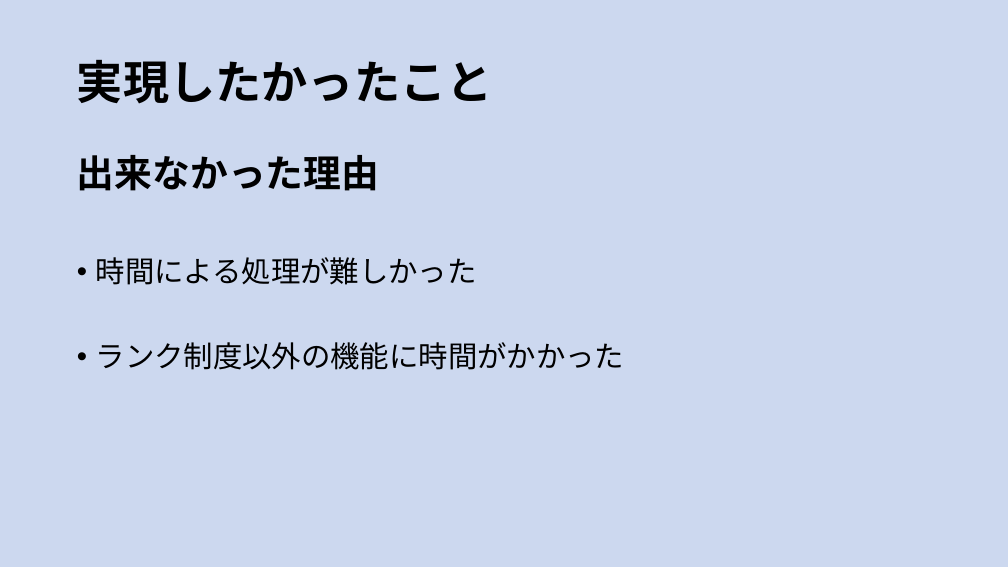
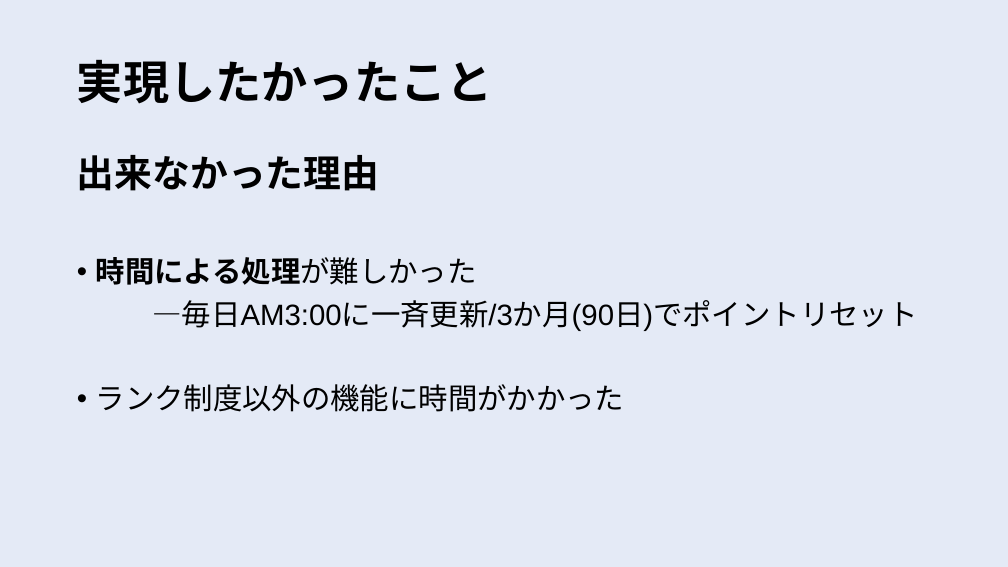
Before and after one commit to dojo2023/E-4, a slide deck: slide 21 of 共有用フォルダー/成果発表.pptx (slide 22 before the commit). Drawn at 1008x567 pixels with LibreOffice and Linux fonts; fonts in the diff are those of the drawing. Boxes give left, top, right and bottom in pixels: in the first picture for what was removed or moved away, otherwise in the second. Text is boxed around its words. In the diff, an @@ line names an element or a change of style, - is before the commit and + after.

```diff
--- a/共有用フォルダー/成果発表.pptx
+++ b/共有用フォルダー/成果発表.pptx
@@ background #8FAADC at 45% opacity to #8FAADC at 24% opacity @@
@@ text at (96, 257, 477, 285): bold on in "時間による処理が難しかった" @@
@@ text at (152, 300, 917, 331): paragraph added @@
+―毎日AM3:00に一斉更新/3か月(90日)でポイントリセット
```
Also in this commit, not shown: 7 other slides changed, 1 slide added, 1 slide removed.
